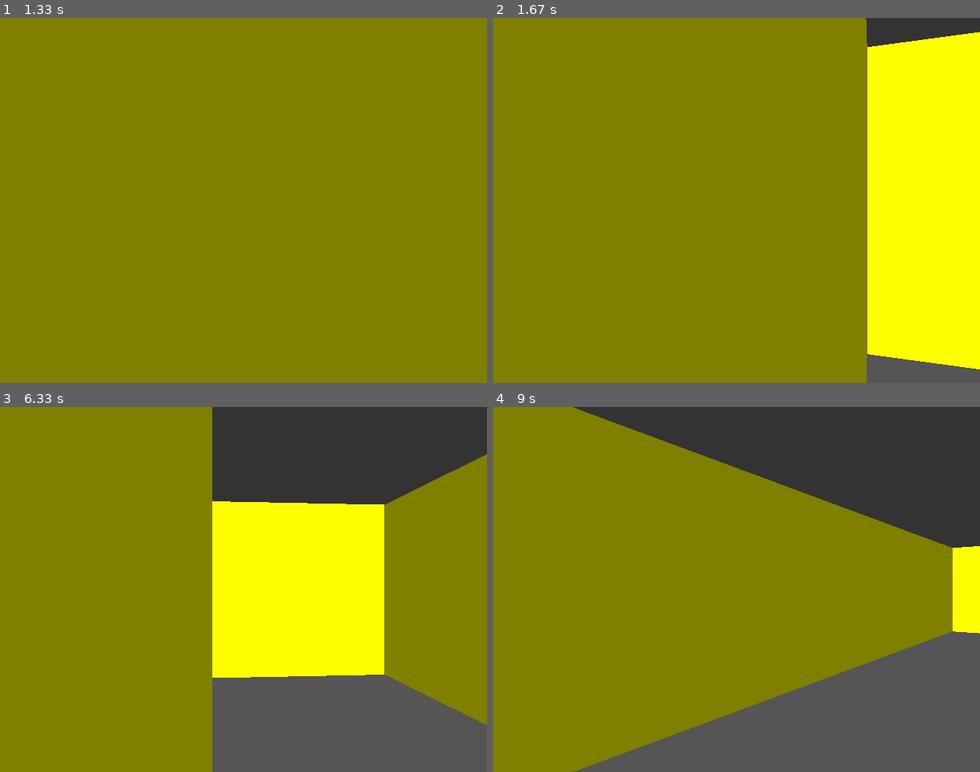
Above: before the commit, frames 1-4 (two rows, left to right).
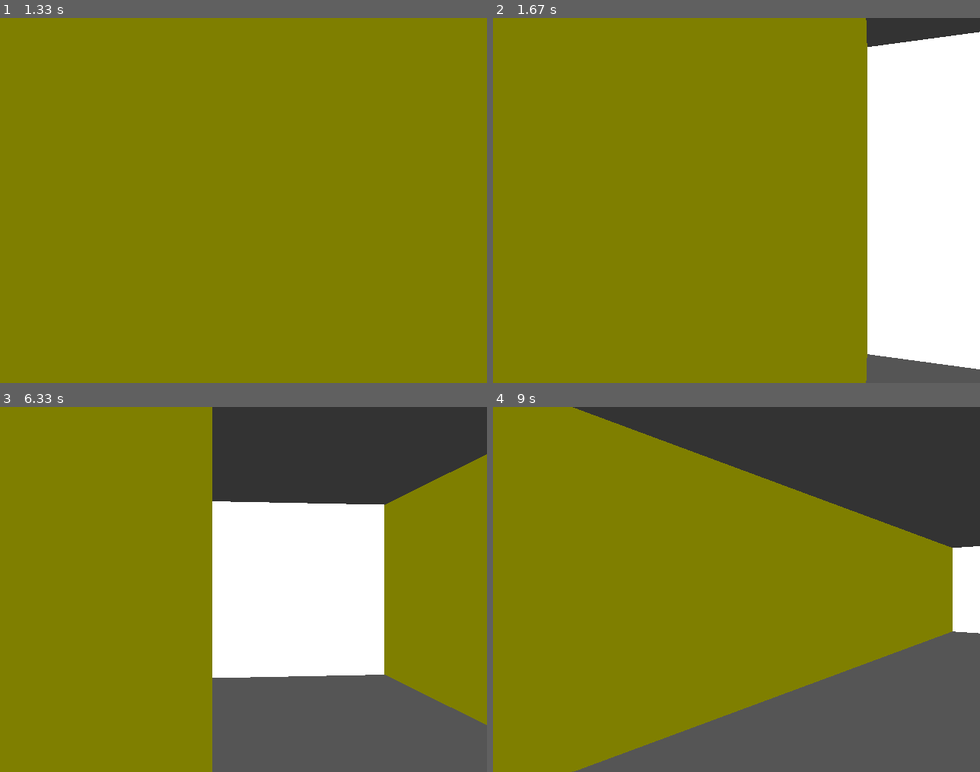
Above: after the commit, the same moments.

Repository: attentec/xp-workshop-part-2
Game: pygame game, started from client.py
Same seed, same stepped clock (60 frames per second), same inputs: the game is played once before the commit and once after it.
Inputs:
- Up to frame 1 (1.33 s): hold Right 0.33-0.8 s; hold Up 0.83-1.13 s; hold Right from 1.17 s (still down)
- Up to frame 2 (1.67 s): release Right at 1.63 s
- Up to frame 3 (6.33 s): hold Left 1.67-2.2 s; hold Down 2.23-2.53 s; hold Left 2.57-2.97 s; hold Up 3-3.37 s; hold Right 3.4-4.03 s; hold Left 4.47-4.93 s; hold Right 4.97-5.43 s; hold Up 5.47-5.77 s; hold Right 5.8-6.27 s; hold Left from 6.3 s (still down)
- Up to frame 4 (9 s): release Left at 6.83 s; hold Down 6.87-7.17 s; hold Left 7.2-7.6 s; hold Up 7.63-8 s; hold Right 8.03-8.67 s; hold Down from 8.7 s (still down)

Frame 1 is identical in both runs. In frame 2, 20% of the frame differs, in the area x 76-100%, y 3-97%; in frame 3, 17%; in frame 4, 1.3%.

Commit message:
Get colors directly from the map.

Diff:
--- a/client.py
+++ b/client.py
@@ -1,8 +1,6 @@
 import math
 import pygame
 import sys
-
-empty = 255
 
 class Vector:
   def __init__(self, x, y):
@@ -32,26 +30,26 @@
       x = int(self.position.x + self.direction.x * move_speed)
       y = int(self.position.y)
 
-      if world_map.at(x, y) == empty: # TODO: Check first intersection instead (can walk through corners now)
+      if world_map.is_empty(x, y): # TODO: Check first intersection instead (can walk through corners now)
         self.position.x += self.direction.x * move_speed
 
       x = int(self.position.x)
       y = int(self.position.y + self.direction.y * move_speed)
 
-      if world_map.at(x, y) == empty:
+      if world_map.is_empty(x, y):
         self.position.y += self.direction.y * move_speed
 
     if keys_down & KEY_DOWN:
       x = int(self.position.x - self.direction.x * move_speed)
       y = int(self.position.y)
 
-      if world_map.at(x, y) == empty:
+      if world_map.is_empty(x, y):
         self.position.x -= self.direction.x * move_speed
 
       x = int(self.position.x)
       y = int(self.position.y - self.direction.y * move_speed)
 
-      if world_map.at(x, y) == empty:
+      if world_map.is_empty(x, y):
         self.position.y -= self.direction.y * move_speed
 
     if keys_down & KEY_RIGHT:
@@ -64,11 +62,13 @@
 
 class Map:
   def __init__(self, surface):
-    self.__width = surface.get_size()[0]
-    self.__pixels = surface.get_buffer().raw
-
-  def at(self, x, y):
-    return self.__pixels[y*self.__width + x]
+    self.__surface = surface
+
+  def is_empty(self, x, y):
+    return self.color(x, y).a == 0
+
+  def color(self, x, y):
+    return self.__surface.get_at((x, y))
 
 def load_map(path):
   return Map(pygame.image.load(path))
@@ -82,14 +82,6 @@
 
 ceiling_color = pygame.Color(0x33, 0x33, 0x33)
 floor_color = pygame.Color(0x55, 0x55, 0x55)
-
-colors = [
-  pygame.Color(0xff, 0, 0),
-  pygame.Color(0, 0xff, 0),
-  pygame.Color(0, 0, 0xff),
-  pygame.Color(0xff, 0xff, 0xff),
-  pygame.Color(0xff, 0xff, 0),
-]
 
 screen_width = 640
 screen_height = 480
@@ -159,7 +151,7 @@
         mapY += step_y
         side = 1
 
-      if world_map.at(mapX, mapY) != empty:
+      if not world_map.is_empty(mapX, mapY):
         hit = True
 
     if side == 0:
@@ -170,9 +162,7 @@
     line_height = abs(int(height / (perpendicular_wall_distance + epsilon)))
     start_y = max(0, (-line_height / 2) + (height / 2))
     end_y = min((line_height / 2) + (height / 2), height - 1)
-
-    color_index = min(world_map.at(mapX, mapY), len(colors) - 1)
-    color = colors[color_index]
+    color = world_map.color(mapX, mapY)
 
     if side == 1:
       color = pygame.Color(int(color.r / 2), int(color.g / 2), int(color.b / 2))
Binary file changed: world.png
